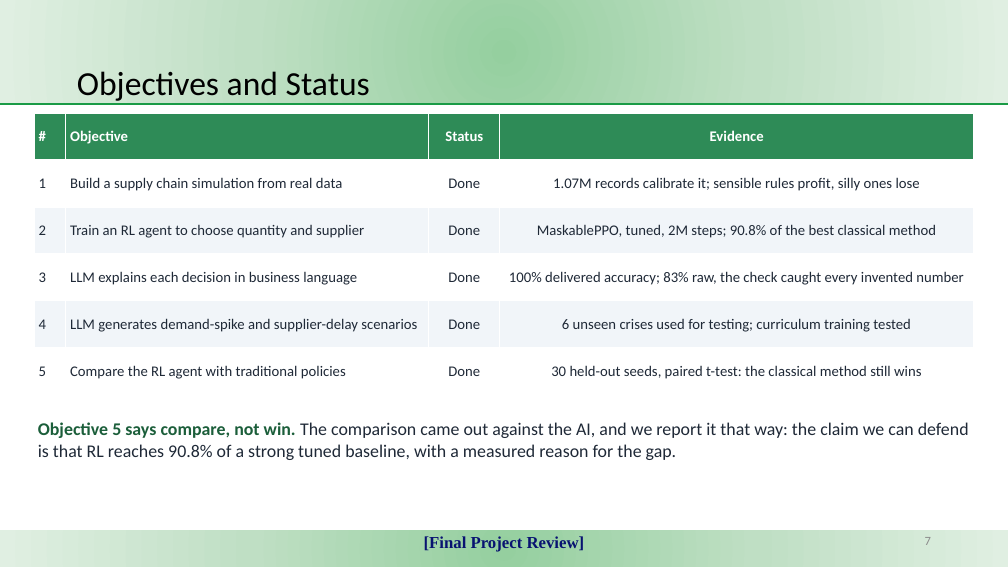
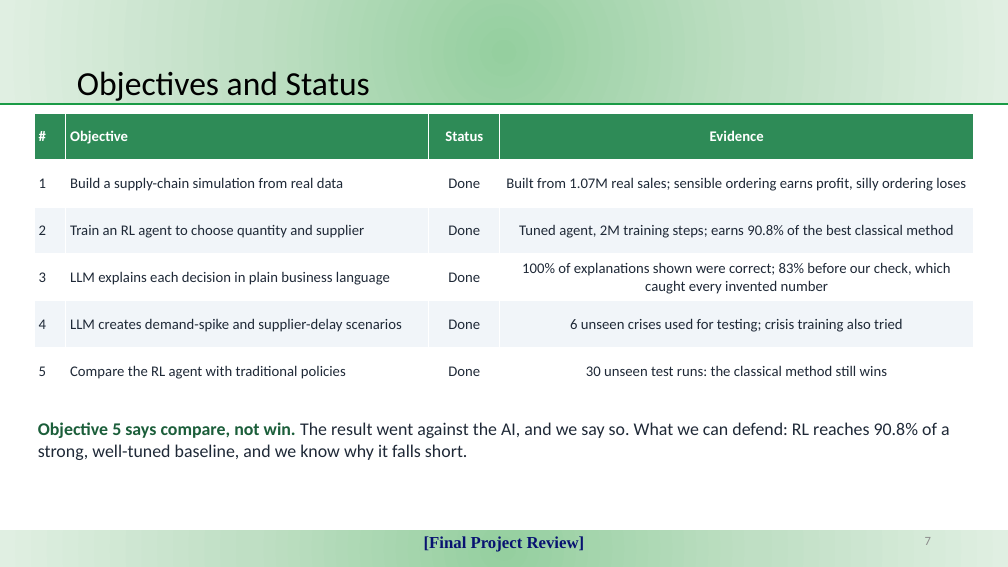
Before and after one commit to KJSK-Koushik/Supply-AI-RL-Explainable-supply-chain-Optimisation, a slide deck: slide 7 of reports/SupplyAI-RL_Final_Project_Review.pptx. Drawn at 1008x567 pixels with LibreOffice and Linux fonts; fonts in the diff are those of the drawing. Boxes give left, top, right and bottom in pixels: in the first picture for what was removed or moved away, otherwise in the second. Text is boxed around its words. In the diff, an @@ line names an element or a change of style, - is before the commit and + after.

Commit message:
Rewrite the final-review deck text in simpler words
Same slides, layout and numbers. Plain-English wording for the introduction,
problem, gaps, objectives, methodology, dataset, baselines, explainer,
crisis, dashboard, results and conclusion slides and for the three
infographics (architecture, agent loop, explainer pipeline). Technical terms
are kept but explained where they first appear.

scripts/simplify_deck_text.py records the edit. It rewrites text in place and
is not a build step.

```diff
--- a/reports/SupplyAI-RL_Final_Project_Review.pptx
+++ b/reports/SupplyAI-RL_Final_Project_Review.pptx
@@ table at (x1=34, y1=113, x2=974, y2=395) @@
-row 2, column 2: Build a supply chain simulation from real data
+row 2, column 2: Build a supply-chain simulation from real data
-row 2, column 4: 1.07M records calibrate it; sensible rules profit, silly ones lose
+row 2, column 4: Built from 1.07M real sales; sensible ordering earns profit, silly ordering loses
-row 3, column 4: MaskablePPO, tuned, 2M steps; 90.8% of the best classical method
+row 3, column 4: Tuned agent, 2M training steps; earns 90.8% of the best classical method
-row 4, column 2: LLM explains each decision in business language
+row 4, column 2: LLM explains each decision in plain business language
-row 4, column 4: 100% delivered accuracy; 83% raw, the check caught every invented number
+row 4, column 4: 100% of explanations shown were correct; 83% before our check, which caught every invented number
-row 5, column 2: LLM generates demand-spike and supplier-delay scenarios
+row 5, column 2: LLM creates demand-spike and supplier-delay scenarios
-row 5, column 4: 6 unseen crises used for testing; curriculum training tested
+row 5, column 4: 6 unseen crises used for testing; crisis training also tried
-row 6, column 4: 30 held-out seeds, paired t-test: the classical method still wins
+row 6, column 4: 30 unseen test runs: the classical method still wins
@@ text at (x1=38, y1=422, x2=950, y2=460): text changed @@
-Objective 5 says compare, not win. The comparison came out against the AI, and we report it that way: the claim we can defend is that RL reaches 90.8% of a strong tuned baseline, with a measured reason for the gap.
+Objective 5 says compare, not win. The result went against the AI, and we say so. What we can defend: RL reaches 90.8% of a strong, well-tuned baseline, and we know why it falls short.
```
Also in this commit, not shown: 19 other slides changed, 7 other files.
